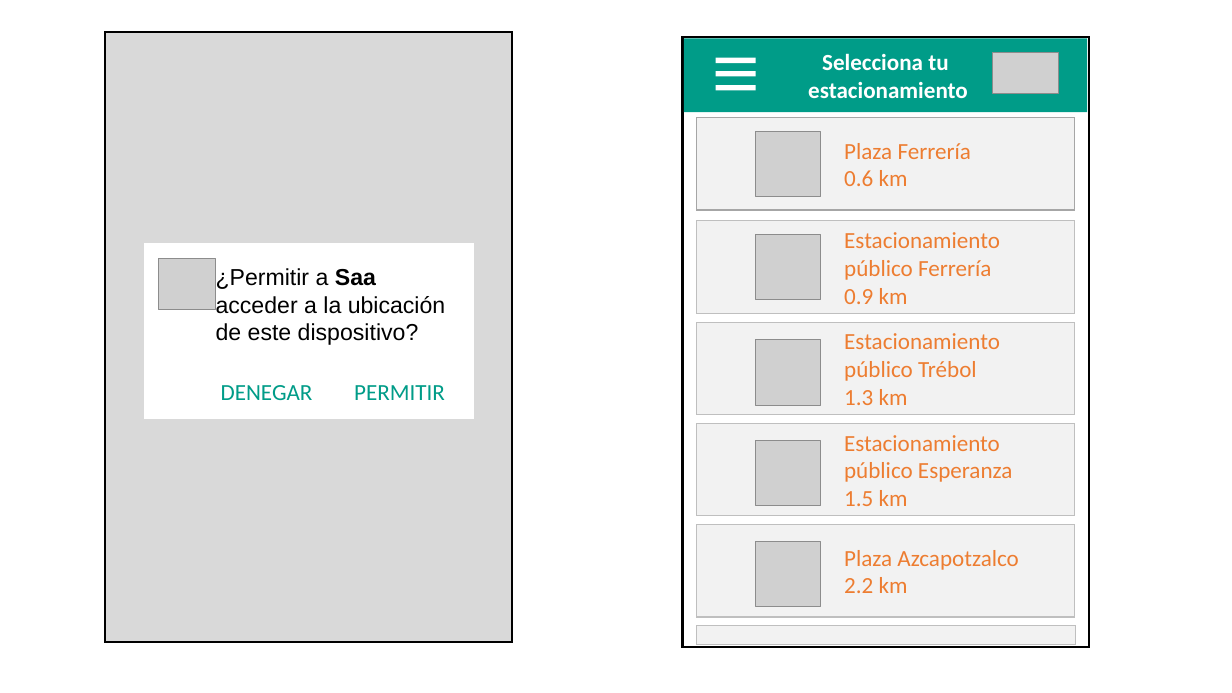
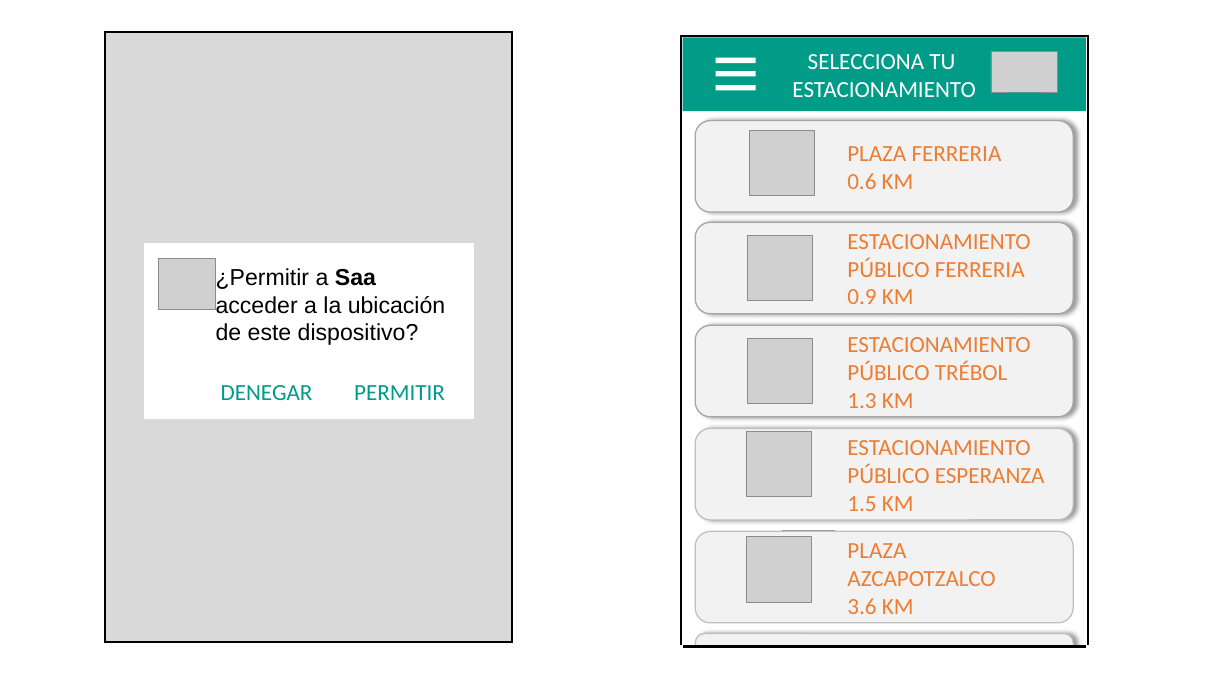
Before and after one commit to ajbeem/iotserver, a slide deck: slide 7 of documentation/MapaNavegacion.pptm (slide 5 before the commit). Drawn at 1232x693 pixels with LibreOffice and Linux fonts; fonts in the diff are those of the drawing; grey boxes stand for pictures. Boxes give left, top, right and bottom in pixels: in the first picture for what was removed or moved away, otherwise in the second. Text is boxed around its words. In the diff, an @@ line names an element or a change of style, - is before the commit and + after.

```diff
--- a/documentation/MapaNavegacion.pptm
+++ b/documentation/MapaNavegacion.pptm
@@ text in rectangle at [792,54,975,97]: text changed; bold off @@
-Selecciona tu
-estacionamiento
+SELECCIONA TU
+ESTACIONAMIENTO
@@ rounded rectangle "PLAZA FERRERIA" at [695,120,1073,212]: rectangle to rounded rectangle; shadow on @@
@@ picture: place and size @@
-picture at [756,131,822,197]
+picture at [750,130,815,196]
@@ text in rounded rectangle at [847,146,1002,189]: text changed @@
-      Plaza Ferrería
-      0.6 km
+      PLAZA FERRERIA
+      0.6 KM
@@ rounded rectangle "ESTACIONAMIENTO PÚBLICO FERRERIA" at [695,223,1073,314]: rectangle to rounded rectangle; outline #BFBFBF 1 pt to #A6A6A6 1 pt; shadow on @@
@@ picture: place and size @@
-picture at [756,235,822,300]
+picture at [748,236,813,301]
@@ text in rounded rectangle at [847,234,1030,304]: text changed @@
-      Estacionamiento público Ferrería
-      0.9 km
+      ESTACIONAMIENTO PÚBLICO FERRERIA
+      0.9 KM
@@ rounded rectangle "ESTACIONAMIENTO PÚBLICO TRÉBOL" at [695,325,1073,417]: rectangle to rounded rectangle; outline #BFBFBF 1 pt to #A6A6A6 1 pt; shadow on @@
@@ picture: place and size @@
-picture at [756,340,822,406]
+picture at [748,338,813,404]
@@ text in rounded rectangle at [847,337,1030,408]: text changed @@
-      Estacionamiento público Trébol
-      1.3 km
+      ESTACIONAMIENTO PÚBLICO TRÉBOL
+      1.3 KM
@@ rounded rectangle "ESTACIONAMIENTO PÚBLICO ESPERANZA": place and size @@
-rounded rectangle "ESTACIONAMIENTO PÚBLICO ESPERANZA" at [697,423,1075,516]
+rounded rectangle "ESTACIONAMIENTO PÚBLICO ESPERANZA" at [695,429,1073,520]
@@ rounded rectangle "ESTACIONAMIENTO PÚBLICO ESPERANZA" at [695,429,1073,520]: rectangle to rounded rectangle; shadow on @@
@@ picture: place and size @@
-picture at [756,441,822,506]
+picture at [747,432,812,497]
@@ text in rounded rectangle at [847,440,1045,511]: text changed @@
-      Estacionamiento público Esperanza
-      1.5 km
+      ESTACIONAMIENTO PÚBLICO ESPERANZA
+      1.5 KM
@@ rounded rectangle "PLAZA AZCAPOTZALCO": place and size @@
-rounded rectangle "PLAZA AZCAPOTZALCO" at [697,525,1075,617]
+rounded rectangle "PLAZA AZCAPOTZALCO" at [695,531,1073,623]
@@ rounded rectangle "PLAZA AZCAPOTZALCO" at [695,531,1073,623]: rectangle to rounded rectangle @@
@@ picture: place and size @@
-picture at [756,542,822,607]
+picture at [747,537,812,603]
@@ picture added at [783,531,836,574] @@
@@ text in rounded rectangle at [847,543,995,614]: text changed @@
-      Plaza Azcapotzalco
-      2.2 km
+      PLAZA AZCAPOTZALCO
+      3.6 KM
@@ rectangle: place and size @@
-rectangle at [697,626,1076,645]
+rectangle at [567,645,1202,693]
@@ rectangle at [567,645,1202,693]: fill #F2F2F2 to #FFFFFF; outline #BFBFBF 1 pt to none @@
@@ line added from (683, 646) to (1086, 646), #000000 2.25 pt @@
@@ rounded rectangle added at [695,634,1073,690], fill #F2F2F2, outline #BFBFBF 1 pt @@
```
Also in this commit, not shown: 6 other slides changed, 12 slides added.
